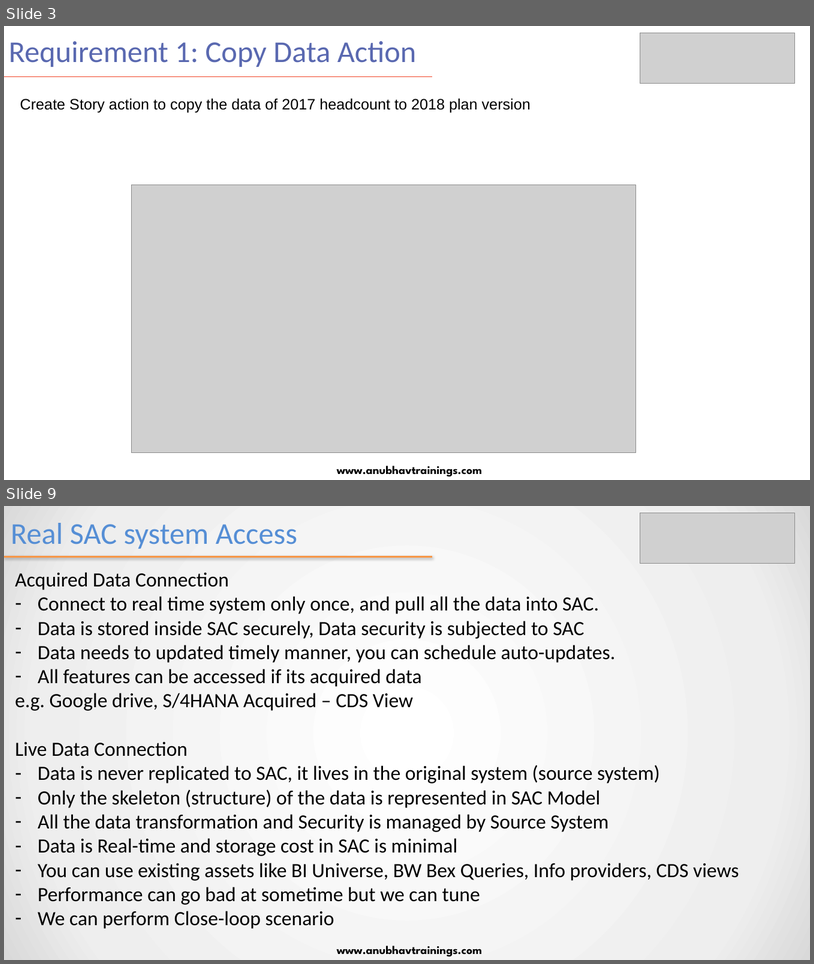
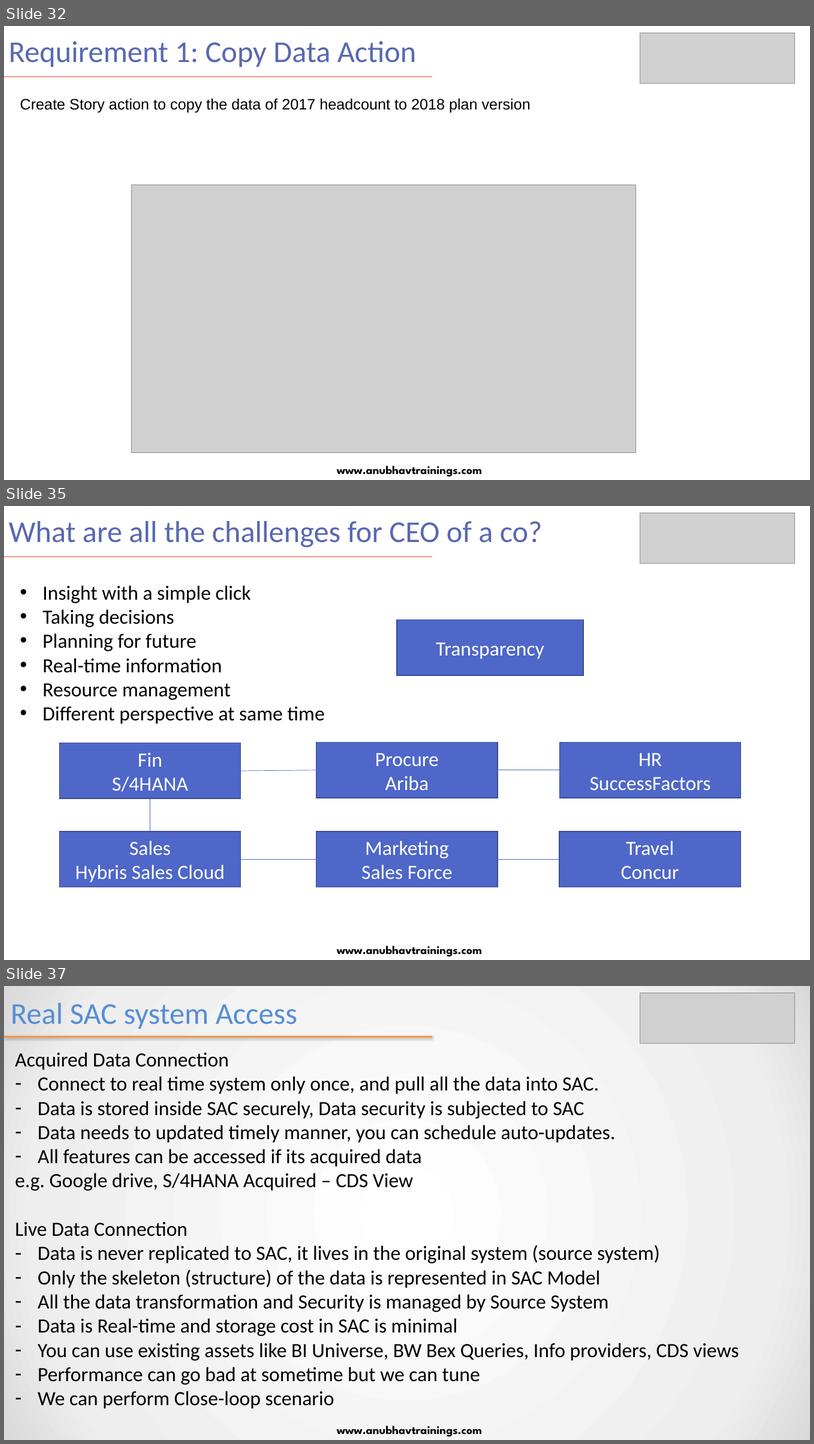
Before and after one commit to soyuztechnologies/SAC_merckgroup, a slide deck: day 9/SAC_Training Day 9.pptx. Shown one above the other, each under a label of ours: slides 3 and 9 before the commit, slides 32, 35 and 37 after it; the slides between them are not shown. The pictures are 814x964 and 814x1444 pixels, drawn with LibreOffice and Linux fonts; fonts in the diff are those of the drawing; grey boxes stand for pictures. Boxes give left, top, right and bottom in pixels: in the first picture for what was removed or moved away, otherwise in the second. Text is boxed around its words. In the diff, an @@ line names an element or a change of style, - is before the commit and + after.

```diff
--- a/day 9/SAC_Training Day 9.pptx
+++ b/day 9/SAC_Training Day 9.pptx
@@ slide 35 added at bbox=[4, 506, 810, 960], background #FFFFFF @@
@@ title added at bbox=[9, 521, 543, 547], 36 pt, text #5968B0 @@
+What are all the challenges for CEO of a co?
@@ picture added at bbox=[641, 513, 795, 564] @@
@@ line added from (4, 557) to (433, 557), #F14124 1 pt @@
@@ text added at bbox=[42, 585, 324, 724], 24 pt, text #000000 @@
+• Insight with a simple click
+• Taking decisions
+• Planning for future
+• Real-time information
+• Resource management
+• Different perspective at same time
@@ rectangle added at bbox=[397, 620, 584, 675], fill #4E67C8, outline #3A4C94 1 pt, 24 pt, text #FFFFFF @@
+Transparency
@@ rectangle added at bbox=[60, 743, 241, 799], fill #4E67C8, outline #3A4C94 1 pt, 24 pt, text #FFFFFF @@
+Fin
+S/4HANA
@@ rectangle added at bbox=[317, 742, 498, 798], fill #4E67C8, outline #3A4C94 1 pt, 24 pt, text #FFFFFF @@
+Procure
+Ariba
@@ rectangle added at bbox=[560, 742, 741, 798], fill #4E67C8, outline #3A4C94 1 pt, 24 pt, text #FFFFFF @@
+HR
+SuccessFactors
@@ line added from (241, 771) to (317, 770), #4E67C8 0.5 pt @@
@@ line added from (498, 770) to (560, 770), #4E67C8 0.5 pt @@
@@ line added from (150, 798) to (150, 831), #4E67C8 0.5 pt @@
@@ rectangle added at bbox=[60, 831, 241, 887], fill #4E67C8, outline #3A4C94 1 pt, 24 pt, text #FFFFFF @@
+Sales
+Hybris Sales Cloud
@@ rectangle added at bbox=[317, 831, 498, 887], fill #4E67C8, outline #3A4C94 1 pt, 24 pt, text #FFFFFF @@
+Marketing
+Sales Force
@@ rectangle added at bbox=[560, 831, 741, 887], fill #4E67C8, outline #3A4C94 1 pt, 24 pt, text #FFFFFF @@
+Travel
+Concur
@@ line added from (241, 859) to (317, 859), #4E67C8 0.5 pt @@
@@ line added from (498, 859) to (560, 859), #4E67C8 0.5 pt @@
@@ text added at bbox=[337, 945, 482, 957], 14 pt, text #000000, bold @@
+www.anubhavtrainings.com
@@ what was slide 3 is now slide 32 @@
@@ what was slide 9 is now slide 37 @@
```
Also in this commit, not shown: 1 slide changed, 28 other slides added, 2 slides removed, 6 other files.
